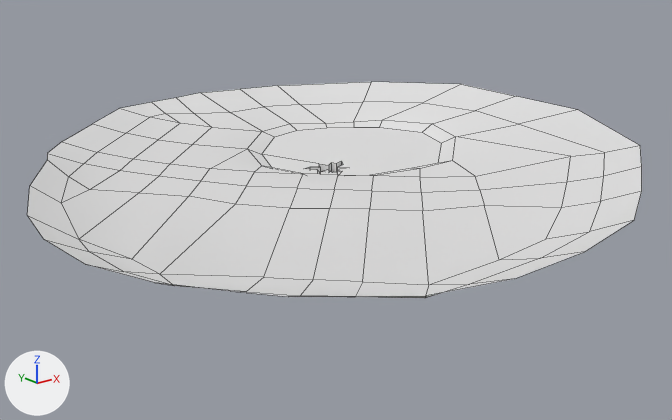
One commit to the FBX model Minigolf/Assets/Art/modellen/Luuk/ice island.fbx: the scene before it, then after it.
The view is the same before and after, from a 50 mm camera at (-25.2, -30.8, 9.8) aimed at (-2.9, -2.9, -1.4). Arrows for +X, +Y and +Z are at lower left; the lights stay in place. Mesh edges are drawn as thin lines. Where no turn or scale is listed for an object, it has been applied to the vertices.
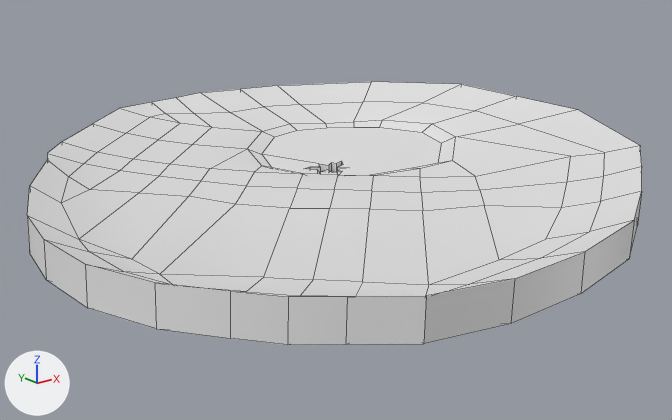
Commit message: mijn island gefixd en torch gefixd

What differs and where, as boxes (x1, y1, x2, y2) in the pictures (672 x 420 px):
'Plane.001', reshaped (22% taller)
    before: (27, 82, 642, 298)
    after: (27, 82, 642, 345)
part 1 of me_plane, added
    after: (27, 196, 641, 345)

The edits, one by one:
me_plane is used by ob_plane_001; location (0.0, 0.0, 0.0).
me_plane had 159 vertices, 127 faces and spanned x -16.1..10.8, y -16.5..11.4, z -0.4..1.4.
me_plane now has 285 vertices, 277 faces and spans x -16.1..10.8, y -16.5..11.4, z -1.3..1.4.
Part 1, on me_plane:
98 vertices are added at x -14.9..8.2, y -15.6..9.4, z -1.3..-0.1.
15 new vertices lie (0.0, 0.0, -1.2) away from vertices in x -16.1..10.8, y -16.5..11.1, z 1.1..1.4.
13 new vertices lie (-0.1, 0.0, -1.2) away from vertices in x -16.0..10.8, y -16.3..11.4, z 1.1..1.3.
150 new faces join them.
